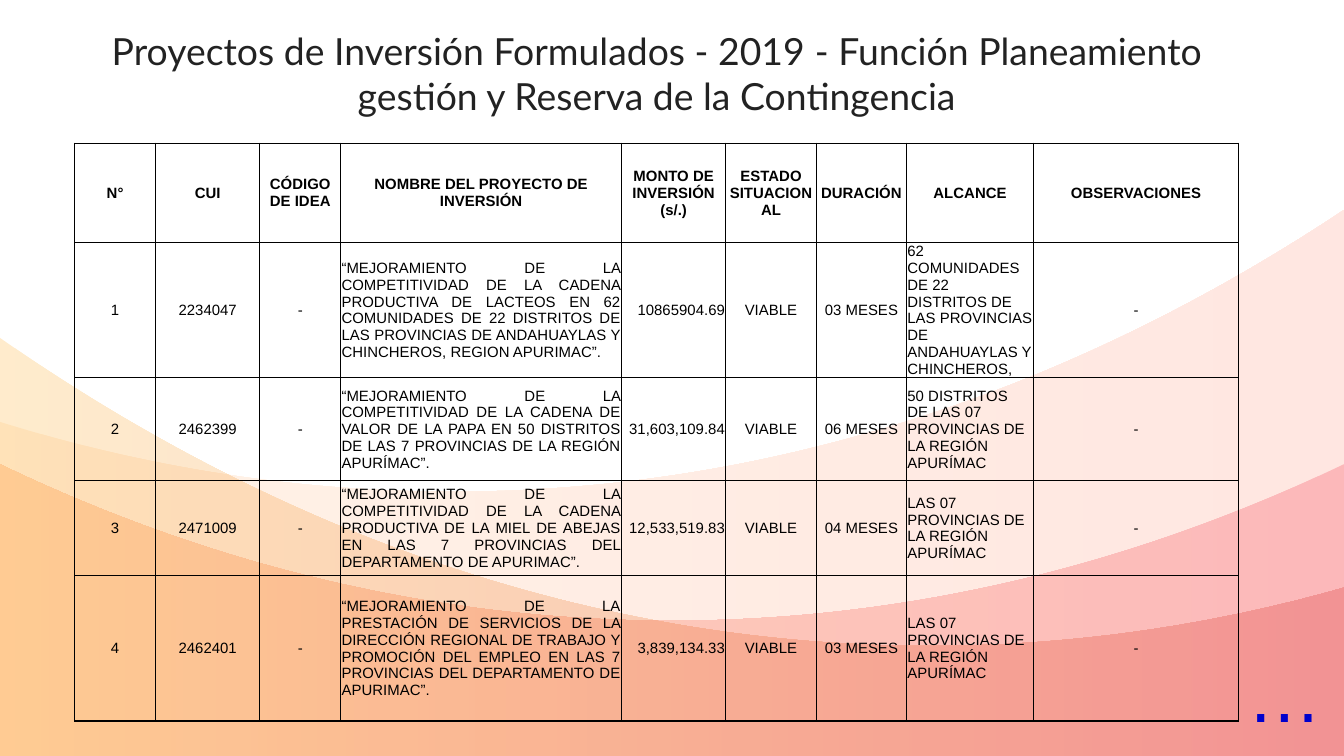
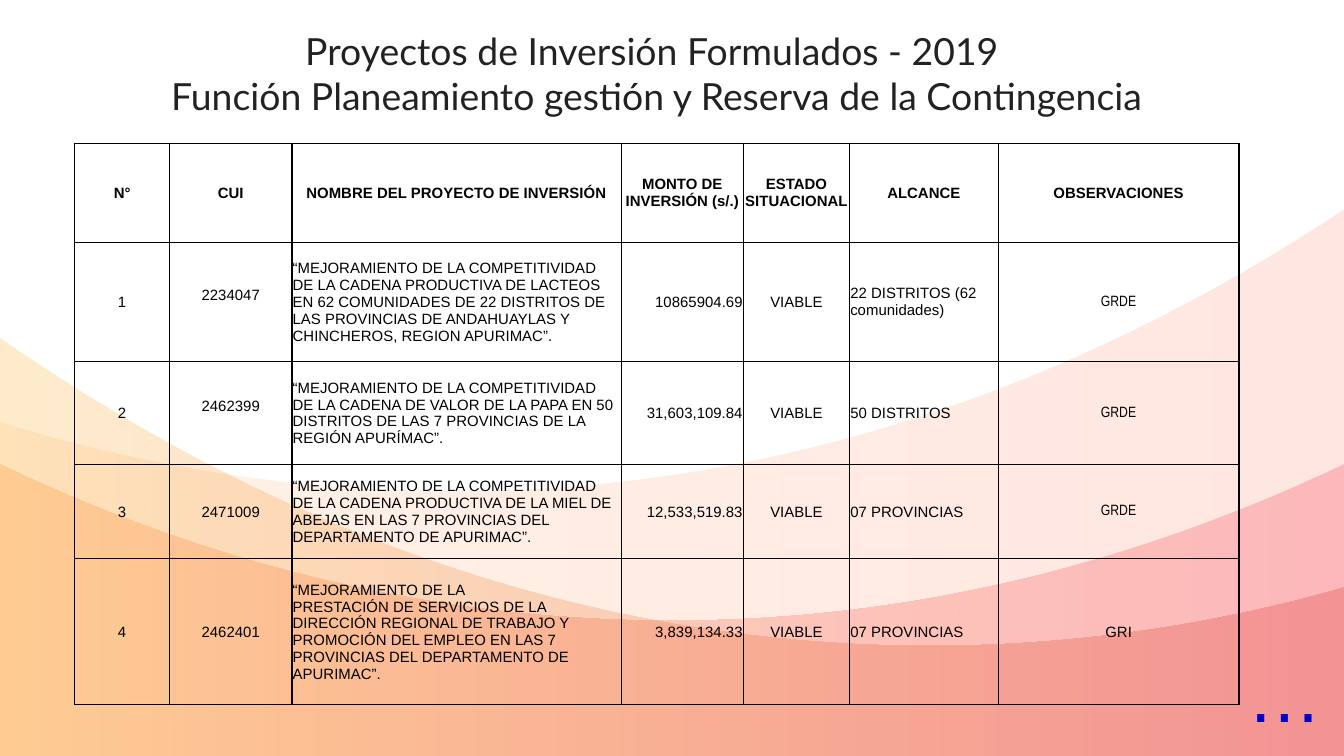
Before and after one commit to ORFEI-GRAP/Gestion-ORFEI, a slide deck: slide 2 of Proyectos Funcion - PRODUCCIÓN.pptx. Drawn at 1344x756 pixels with LibreOffice and Linux fonts; fonts in the diff are those of the drawing. Boxes give left, top, right and bottom in pixels: in the first picture for what was removed or moved away, otherwise in the second. Text is boxed around its words. In the diff, an @@ line names an element or a change of style, - is before the commit and + after.

```diff
--- a/Proyectos Funcion - PRODUCCIÓN.pptx
+++ b/Proyectos Funcion - PRODUCCIÓN.pptx
@@ text at [171,37,1141,117]: text changed @@
-Proyectos de Inversión Formulados - 2019 - Función Planeamiento gestión y Reserva de la Contingencia
+Proyectos de Inversión Formulados - 2019
+Función Planeamiento gestión y Reserva de la Contingencia
@@ table at [75,144,1241,706] @@
-column 3: CÓDIGO DE IDEA | - | - | - | -
-column 7: DURACIÓN | 03 MESES | 06 MESES | 04 MESES | 03 MESES
-column 8: ALCANCE | 62 COMUNIDADES DE 22 DISTRITOS DE LAS PROVINCIAS DE ANDAHUAYLAS Y CHINCHEROS, | 50 DISTRITOS DE LAS 07 PROVINCIAS DE LA REGIÓN APURÍMAC | LAS 07 PROVINCIAS DE LA REGIÓN APURÍMAC | LAS 07 PROVINCIAS DE LA REGIÓN APURÍMAC
-column 9: OBSERVACIONES | - | - | - | -
+column 6: ALCANCE | 22 DISTRITOS (62 comunidades) | 50 DISTRITOS | 07 PROVINCIAS | 07 PROVINCIAS
+column 7: OBSERVACIONES | GRDE | GRDE | GRDE | GRI
```
Also in this commit, not shown: 4 other slides changed, 2 other files.
